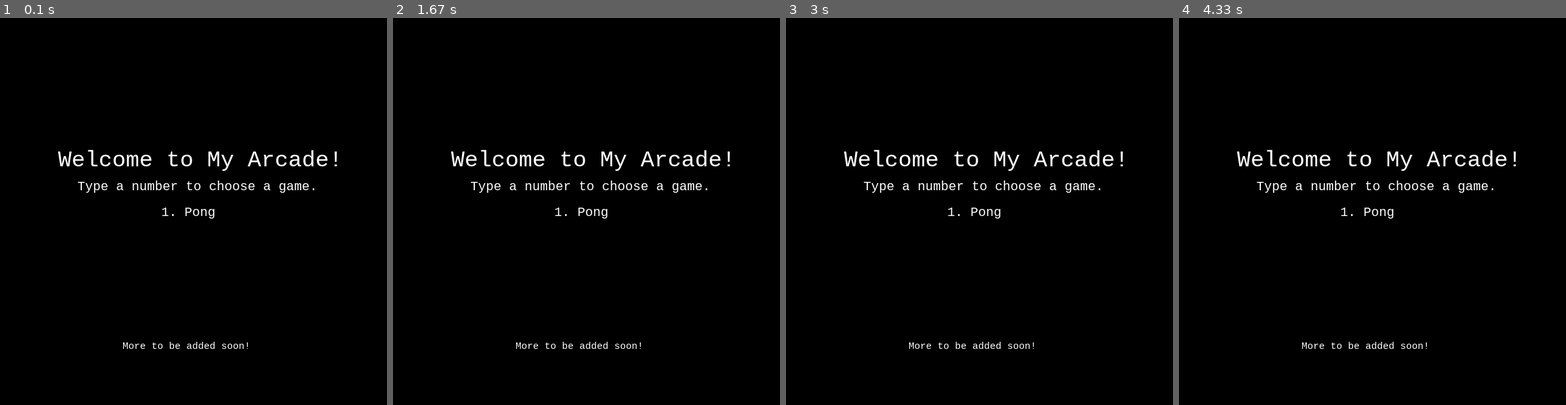
Above: before the commit, frames 1-4 (left to right).
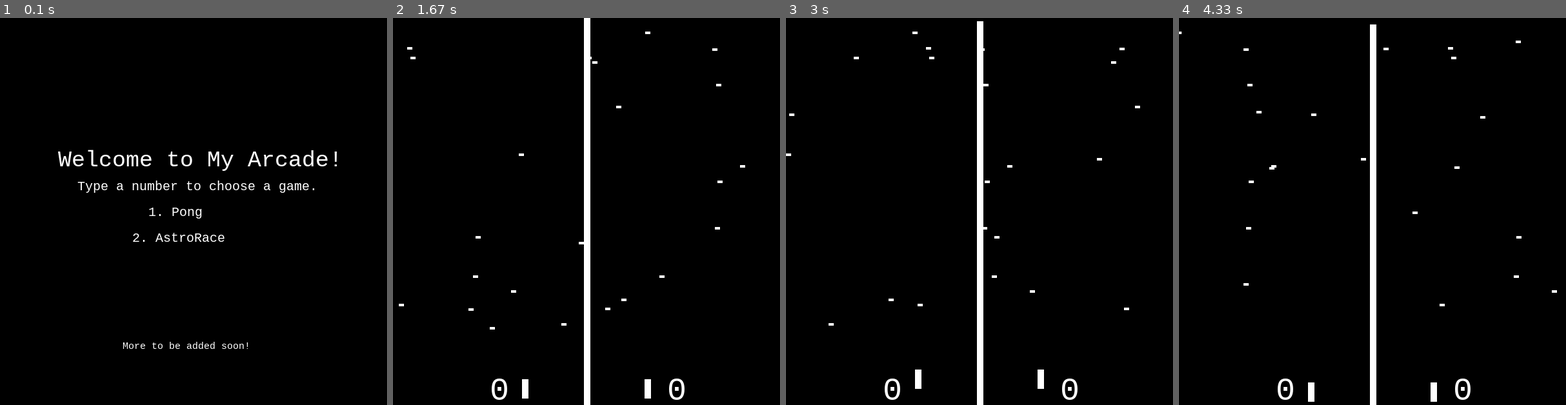
Above: after the commit, the same moments.

Repository: madisongrams/Pygame-Arcade
Game: pygame game, started from Arcade.py
Two runs of this game, one before a commit and one after it. Both use one fixed random seed, a clock stepped at 60 frames per second and the inputs below.
Inputs:
- Up to frame 1 (0.1 s): no input
- Up to frame 2 (1.67 s): tap 2 at 0.33, 0.67 s; hold Down from 1.5 s (still down)
- Up to frame 3 (3 s): release Down at 1.97 s; hold Up 2-2.37 s; hold Down 2.4-2.77 s; hold S 2.4-2.77 s; hold Up from 2.8 s (still down); hold W from 2.8 s (still down)
- Up to frame 4 (4.33 s): release Up at 3.1 s; release W at 3.1 s; hold Down 3.13-3.43 s; hold S 3.13-3.43 s; hold Up 3.47-3.83 s; hold W 3.47-3.83 s; hold Down 3.87-4.23 s; hold S 3.87-4.23 s; hold Up from 4.27 s (still down); hold W from 4.27 s (still down)

The runs differ from the first frame. In frame 1, 0.4% of the frame differs, in the area x 34-58%, y 49-58%; in frame 2, 3.8%, in the area x 1-91%, y 0-100%; in frame 3, 3.8%; in frame 4, 3.8%.

Commit message:
Fairly large update. Main arcade file now also calls AstroRace. AstroRace now tells player who won. Some other minor changes.

Diff:
--- a/Arcade.py
+++ b/Arcade.py
@@ -1,22 +1,28 @@
 
 import pygame
 import Pong2
+import AstroRace
+import sys
 
 def main():
+    #initialize pygame
     pygame.init()
 
+    #set up clock and fps
     FPS = 30
     clock = pygame.time.Clock()
 
 
+    #final variables initialized
     WORLDSIZE = 600
     BLACK = (0,0,0)
     WHITE = (255,255,255)
 
-
+    #setting up window
     size = [WORLDSIZE, WORLDSIZE]
     screen = pygame.display.set_mode(size)
 
+    #initializing fonts
     titleFont = pygame.font.SysFont("monospace", 35)
     myFont = pygame.font.SysFont("monospace", 20)
     smallFont = pygame.font.SysFont("monospace", 15)
@@ -24,6 +30,7 @@
     welcome = titleFont.render("Welcome to My Arcade!", 1, WHITE)
     choose = myFont.render("Type a number to choose a game.", 1, WHITE)
     game1 = myFont.render("1. Pong", 1, WHITE)
+    game2 = myFont.render("2. AstroRace", 1, WHITE)
     note = smallFont.render("More to be added soon!", 1, WHITE)
 
     done = False
@@ -35,16 +42,20 @@
             if event.type == pygame.KEYDOWN:
                 if event.key == pygame.K_1:
                     Pong2.main()
+                if event.key == pygame.K_2:
+                    AstroRace.main()
 
         screen.fill(BLACK)
 
         screen.blit(welcome,(90, 200))
         screen.blit(choose, (120, 250))
-        screen.blit(game1, (250, 290))
+        screen.blit(game1, (230, 290))
+        screen.blit(game2, (205, 330))
         screen.blit(note, (190, 500))
 
         clock.tick(FPS)
         pygame.display.flip()
+    pygame.display.quit()
     pygame.quit()
 
 if __name__ == "__main__":
--- a/AstroRace.py
+++ b/AstroRace.py
@@ -2,11 +2,16 @@
 from random import randint
 from random import choice
 from math import fabs
-
+import Arcade
+
+#global variables
 WHITE = (255, 255, 255)
 BLACK = (0, 0, 0)
 WORLDSIZE = 600
+
+#class for Ship Objects
 class Ship:
+    #initialize location and point values
     def __init__(self, x, y, window, p = 0):
         w = 10
         h = 30
@@ -19,21 +24,24 @@
         self.point = p
         self.icon = pygame.draw.rect(window, WHITE, (x, y, w, h))
 
+
     def moveUp(self):
         self.y1 = self.y1 - self.vel
         self.y2 = self.y2 - self.vel
         self.icon.move_ip(0, -self.vel)
 
     def moveDown(self):
+        #Checks to make sure you player can move down
         if self.y2 < WORLDSIZE:
             self.y1 = self.y1 + self.vel
             self.y2 = self.y2 + self.vel
             self.icon.move_ip(0, self.vel)
+    #Allows for object to draw itself on the screen
     def draw(self, window):
         pygame.draw.rect(window, WHITE, self.icon)
-
+#Class for Asteroid Objects
 class Asteroid:
-
+    #initialize location and velocity
     def __init__(self, x, y, v, window):
         w = 8
         h = 4
@@ -49,17 +57,19 @@
         self.x1 = self.x1 + self.vel
         self.x2 = self.x2 + self.vel
         self.icon.move_ip(self.vel, 0)
-
+    #Allows for object to draw itself on the screen
     def draw(self, window):
         pygame.draw.rect(window, WHITE, self.icon)
 
+#Class for the middle bar keeping track of a 2 minute timer
 class TimeBar:
-
+    #initialized at full height of screen
     def __init__(self, window):
         self.y = 0
         self.count = 0
         self.icon = pygame.draw.line(window, WHITE, (300, self.y), (300, 600), 10)
-
+    #every frame, the count updates itself
+    #Since the game is set to 30 frames/second, the timer will go down by 5px a second
     def update(self, window):
         self.count += 1
         if self.count == 29:
@@ -68,10 +78,14 @@
             self.count = 0
         else:
             pygame.draw.line(window, WHITE, (300, self.y), (300, 600), 10)
+    #returns true when the timer has ended up
     def isDone(self):
         return self.y == 600
+#Main game method
 def main():
+    #initialize pygame
     pygame.init()
+    #initialize clock
     clock = pygame.time.Clock()
     FPS = 30
 
@@ -82,24 +96,70 @@
     #Screensize
     WORLDSIZE = 600
 
+    #initialize window
     win = pygame.display.set_mode((WORLDSIZE, WORLDSIZE))
     pygame.display.set_caption("Astro Race")
 
+    #Initialize Fonts
     scorefont = pygame.font.SysFont("ocraextended", 50)
-
-    playing = True
+    titleFont = pygame.font.SysFont("ocraextended", 30)
+    instrFont = pygame.font.SysFont("monospace", 20)
+
+    #Startup Text
+    title = titleFont.render("Welcome to AstroRace!", 1, WHITE)
+    instr1 = instrFont.render("Race your opponent to the top, avoiding asteroids!", 1, WHITE)
+    instr2 = instrFont.render("Whoever makes it to the top the most times", 1, WHITE)
+    instr21 = instrFont.render("at the end of 2 minutes wins!", 1, WHITE)
+    instr3 = instrFont.render("P1 Up: W, Down: S", 1, WHITE)
+    instr4 = instrFont.render("P2 Up: Up Arrow, Down: Down Arrow", 1, WHITE)
+    instr5 = instrFont.render("Press any key to begin!", 1, WHITE)
+
+    #Game opens up to menu before gameplay begins
+    menu = True
+    playing = False
+    while menu:
+        for event in pygame.event.get():
+            if event.type == pygame.QUIT:
+                menu = False
+
+            elif event.type == pygame.KEYDOWN:
+                #When any key is pressed, gameplay begins
+                menu = False
+                playing = True
+
+
+        #updating screen
+        win.fill((0, 0, 0))
+
+        win.blit(title, (100, 200))
+        win.blit(instr1, (0, 250))
+        win.blit(instr2, (60, 290))
+        win.blit(instr21, (100, 330))
+        win.blit(instr3, (200, 370))
+        win.blit(instr4, (140, 400))
+        win.blit(instr5, (138, 450))
+
+        pygame.display.update()
+        clock.tick(FPS)
+
+    #Initializing Game objects
+
+    #asteroid objects are stored in a list
     AsteroidList = []
 
     point1 = 0
     point2 = 0
-
+    #Initialize ships
     P1 = Ship(200, 560, win)
     P2 = Ship(390, 560, win)
+    #Initialize scores
     P1Score = scorefont.render(str(P1.point), 1, WHITE)
     P2Score = scorefont.render(str(P2.point), 1, WHITE)
+    #Initialize timer
     bar = TimeBar(win)
 
     win.fill(BLACK)
+    #Filling asteroid list and drawing them on the screen
     for i in range(0,23):
         y = randint(0, 500)
         x = randint(0, 552)
@@ -108,13 +168,14 @@
         newAst = Asteroid(x, y, v, win)
         AsteroidList.append(newAst)
         AsteroidList[i].draw(win)
-
+    #Drawing scores, ships and timer on the screen
     win.blit(P1Score, (150, 550))
     win.blit(P2Score, (425, 550))
     P1.draw(win)
     P2.draw(win)
     bar.update(win)
     pygame.display.update()
+    #Pause before gameplay begins
     pygame.time.wait(1000)
     while playing:
         for event in pygame.event.get():
@@ -122,7 +183,7 @@
                 playing = False
 
 
-
+        #Checking if user has inputted keys for movement
         key = pygame.key.get_pressed()
         if key[pygame.K_w]:
             P1.moveUp()
@@ -135,21 +196,40 @@
         elif key[pygame.K_DOWN]:
             P2.moveDown()
 
+        #Moving asteroids
         for i in AsteroidList:
             i.move()
             i.draw(win)
 
-
+        #Updating screen
         win.fill(BLACK)
 
         P1.draw(win)
         P2.draw(win)
         bar.update(win)
 
+        #End game case
         if bar.isDone():
-            pygame.time.wait(1000)
+            if P1.point > P2.point:
+                won = instrFont.render("P1 wins!", 1,(255, 255, 255))
+            elif P2.point > P1.point:
+                won = instrFont.render("P2 wins!", 1,(255, 255, 255))
+            else:
+                won = instrFont.render("It's a tie!", 1,(255, 255, 255))
+            win.fill(BLACK)
+            for i in AsteroidList:
+                i.draw(win)
+            P1.draw(win)
+            P2.draw(win)
+            win.blit(won, (200, 300))
+            pygame.display.update()
+
+            #Wait a few seconds before exiting game
+            pygame.time.wait(3000)
             playing = False
 
+        #Checks for each asteroid to see if it has gone offscreen and
+            #replaces them with a new asteroid
         for i in range(0,len(AsteroidList) - 1):
             if AsteroidList[i].x2 <= 0 and AsteroidList[i].vel < 0:
                 y = randint(0, 500)
@@ -159,6 +239,7 @@
                 AsteroidList[i] = Asteroid(0, y, 5, win)
             AsteroidList[i].draw(win)
 
+        #Collision checks for asteroids and ships
         for a in AsteroidList:
             if a.x1 >= P1.x1 and a.x1 <= P1.x2 and a.y1 >= P1.y1 and a.y1 <= P1.y2:
                 P1 = Ship(200, 560, win, point1)
@@ -166,7 +247,7 @@
             elif a.x1 >= P2.x1 and a.x1 <= P2.x2 and a.y1 >= P2.y1 and a.y1 <= P2.y2:
                 P2 = Ship(390, 560, win, point2)
                 P2.draw(win)
-
+        #Giving players points who have reached the top of the screen
         if P1.y1 <= 0:
             point1 = P1.point + 1
             P1 = Ship(200, 560, win, point1)
@@ -178,13 +259,12 @@
             P2 = Ship(390, 560, win, point2)
             P2.draw(win)
             P2Score = scorefont.render(str(P2.point), 1, WHITE)
-
+        #Updates scores
         win.blit(P1Score, (150, 550))
         win.blit(P2Score, (425, 550))
 
+        #Ticks Clock
         clock.tick(FPS)
         pygame.display.update()
-    pygame.quit()
-
-if __name__ == "__main__":
-    main()
+
+    Arcade.main()
